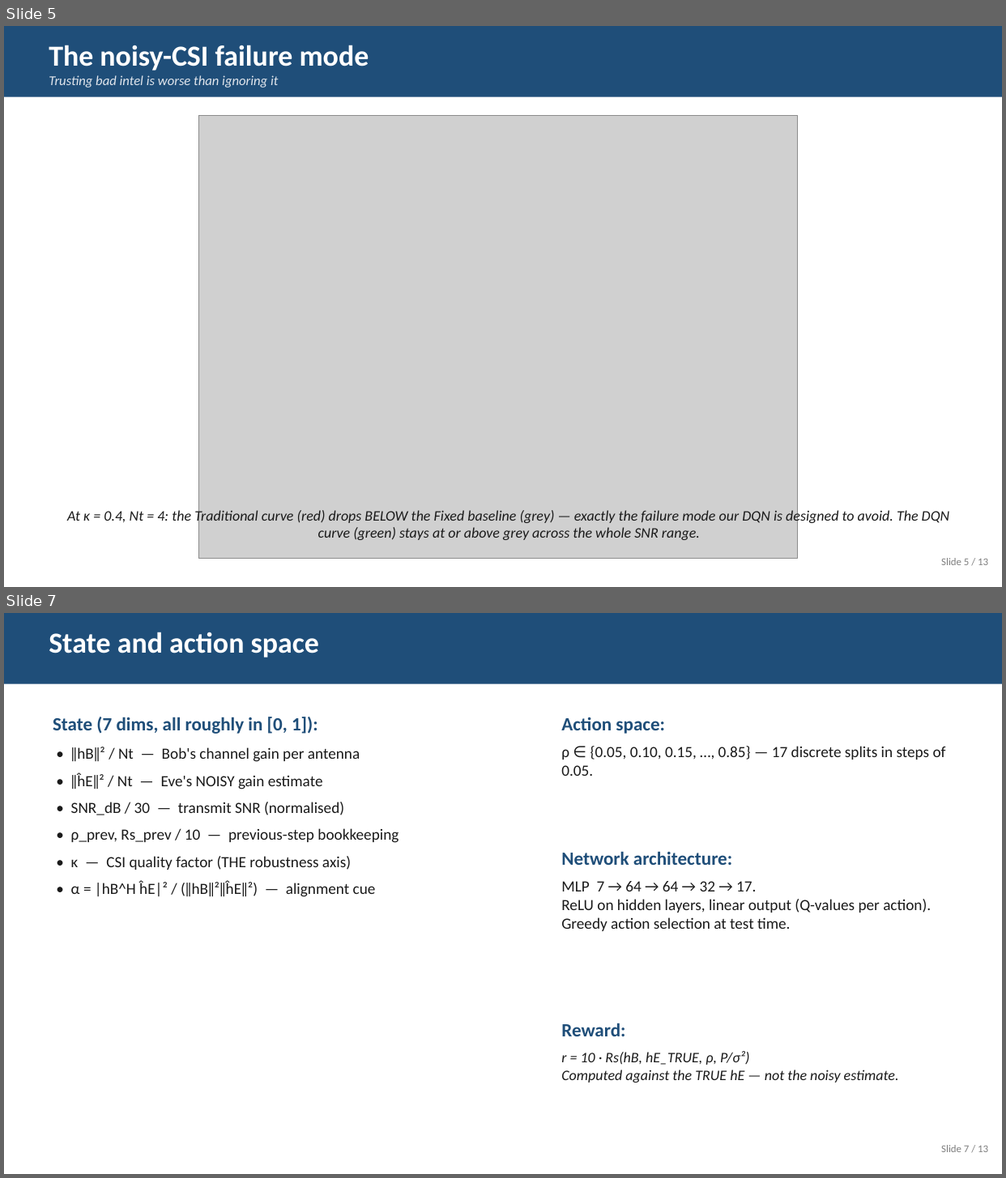
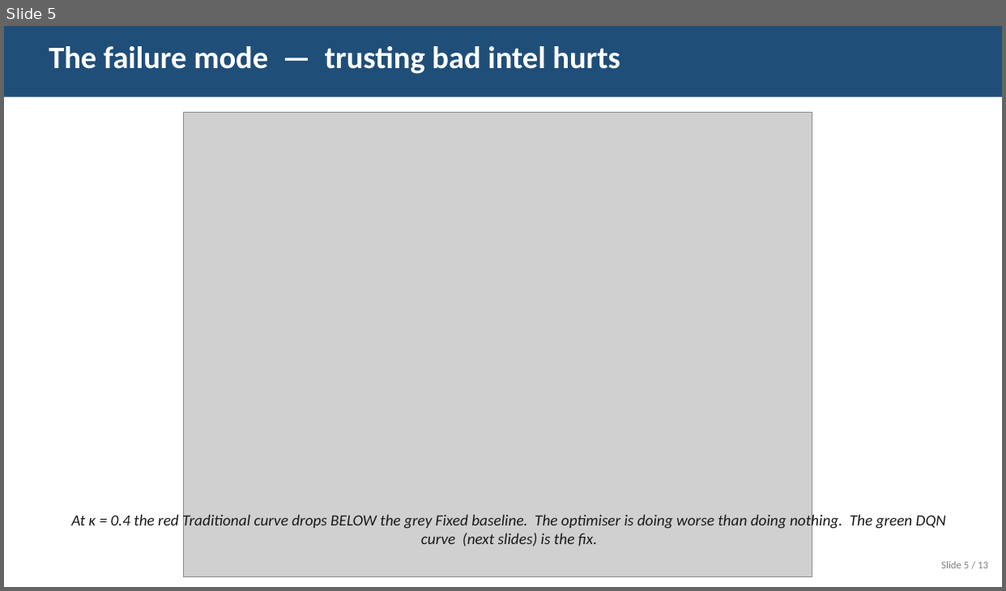
Before and after one commit to kryptbakar/DQN-Enhanced-Adaptive-Artificial-Noise-Power-Allocation, a slide deck: report/slides.pptx. Shown one above the other, each under a label of ours: slides 5 and 7 before the commit, slide 5 after it; the slides between them are not shown. The pictures are 1006x1178 and 1006x591 pixels, drawn with LibreOffice and Linux fonts; fonts in the diff are those of the drawing; grey boxes stand for pictures. Boxes give left, top, right and bottom in pixels: in the first picture for what was removed or moved away, otherwise in the second. Text is boxed around its words. In the diff, an @@ line names an element or a change of style, - is before the commit and + after.

Commit message:
redesign slide deck — visual cards, fewer formulas, classroom-friendly
The previous deck packed too much math and dense bullets per slide for a
10-12 minute talk in front of a mixed audience (instructor + classmates).
This pass restructures the same 13-slide flow around visual cards, larger
type, and one-idea-per-slide.

Per-slide changes:
- Slide 1: cleaner title, accent strip, larger paper title.
- Slide 2 (problem): story-first, no inline math; 5 short bullets.
- Slide 3 (system model): three coloured cards for Alice / Bob / Eve;
  only the imperfect-CSI equation kept, embedded as a rendered PNG.
- Slide 4 (classical answers): two side-by-side cards (Fixed vs
  Traditional) with pros/cons rather than equations.
- Slide 5 (failure mode): full-bleed figure, single-sentence caption.
- Slide 6 (our approach): three idea blocks (Reframe / Two key inputs /
  Single deployable model) instead of architecture details.
- Slide 7 (state + action): icons for the seven state items, one
  rendered equation for the alignment cue, two cards for action and
  network. Formula-density way down.
- Slide 8 (training): training curve on the left, three 'stat' cards
  (7000 episodes, ~38 s, three Nt) replacing the dense hyperparam list.
- Slides 9 + 10: same plot story but trimmed captions.
- Slide 11 (demo cue): five compact tab cards with icon + name + 1-line
  description.
- Slide 12 (takeaways): three coloured cards (Problem / Fix / Outcome)
  instead of a long bullet list.
- Slide 13: thank-you, unchanged.

Reduces visible formula count from a dozen-plus inline strings to two
rendered PNGs (CSI model on slide 3, alignment on slide 7) — math is
still present where it earns its place, but the deck reads as a
presentation, not a paper.

```diff
--- a/report/slides.pptx
+++ b/report/slides.pptx
@@ slide 7 removed at <box>4,613,1002,1174</box>, background #FFFFFF @@
@@ rectangle removed at <box>4,613,1002,684</box> @@
@@ text removed at <box>49,632,319,658</box> @@
-State and action space
@@ text removed at <box>53,717,318,734</box> @@
-State (7 dims, all roughly in [0, 1]):
@@ text removed at <box>561,717,665,734</box> @@
-Action space:
@@ text removed at <box>71,747,398,897</box> @@
-• ‖hB‖² / Nt — Bob's channel gain per antenna
-• ‖ĥE‖² / Nt — Eve's NOISY gain estimate
-• SNR_dB / 30 — transmit SNR (normalised)
-• ρ_prev, Rs_prev / 10 — previous-step bookkeeping
-• κ — CSI quality factor (THE robustness axis)
-• α = |hB^H ĥE|² / (‖hB‖²‖ĥE‖²) — alignment cue
@@ text removed at <box>561,746,946,776</box> @@
-ρ ∈ {0.05, 0.10, 0.15, …, 0.85} — 17 discrete splits in steps of 0.05.
@@ text removed at <box>561,851,732,865</box> @@
-Network architecture:
@@ text removed at <box>561,881,931,931</box> @@
-MLP 7 → 64 → 64 → 32 → 17.
-ReLU on hidden layers, linear output (Q-values per action).
-Greedy action selection at test time.
@@ text removed at <box>561,1023,625,1037</box> @@
-Reward:
@@ text removed at <box>561,1051,899,1083</box> @@
-r = 10 · Rs(hB, hE_TRUE, ρ, P/σ²)
-Computed against the TRUE hE — not the noisy estimate.
@@ text removed at <box>941,1145,988,1152</box> @@
-Slide 7 / 13
@@ slide 5 changed as well @@
@@ text at <box>49,46,620,74</box>: text changed; size 13 to 30 pt; text colour #E0E5EC to #FFFFFF; bold on; italic off @@
-The noisy-CSI failure mode
-Trusting bad intel is worse than ignoring it
+The failure mode — trusting bad intel hurts
@@ picture: place and size @@
-picture at <box>198,116,798,559</box>
+picture at <box>184,112,812,578</box>
@@ text at <box>71,513,946,547</box>: text changed; size 14 to 15 pt @@
-At κ = 0.4, Nt = 4: the Traditional curve (red) drops BELOW the Fixed baseline (grey) — exactly the failure mode our DQN is designed to avoid. The DQN curve (green) stays at or above grey across the whole SNR range.
+At κ = 0.4 the red Traditional curve drops BELOW the grey Fixed baseline. The optimiser is doing worse than doing nothing. The green DQN curve (next slides) is the fix.
@@ text "Slide 5 / 13": place and size @@
-text "Slide 5 / 13" at <box>941,558,988,565</box>
+text "Slide 5 / 13" at <box>941,561,988,569</box>
```
Also in this commit, not shown: 7 other slides changed, 5 slides added, 4 other slides removed, 1 other file.
